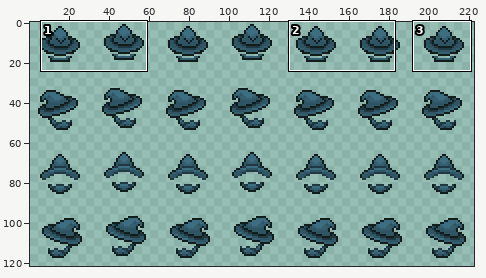
Edited in one commit: sprite sheet (src/main/resources/player/armor/soularmorhat.png). Above, an overview of the earlier version with the close-up marked.
Close-up. Before:
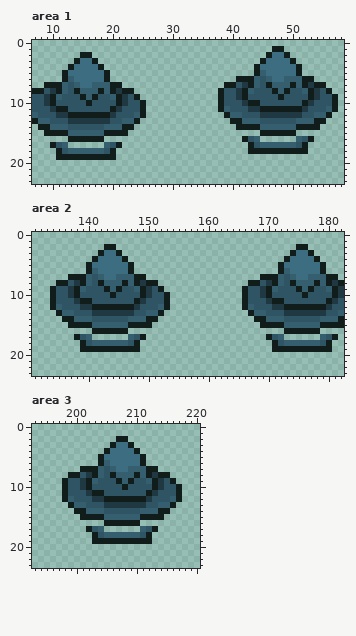
The file is 448x320 pixels, drawn in blocks of 2x2; one block is one cell here. Pixels under 10% opacity are left out. Shown: area 1: x 7..58, y 0..23; area 2: x 131..182, y 0..23; area 3: x 193..220, y 0..23. The wide view leaves out empty margins. The commit also changed other parts of the picture, which this record leaves out.
New version:
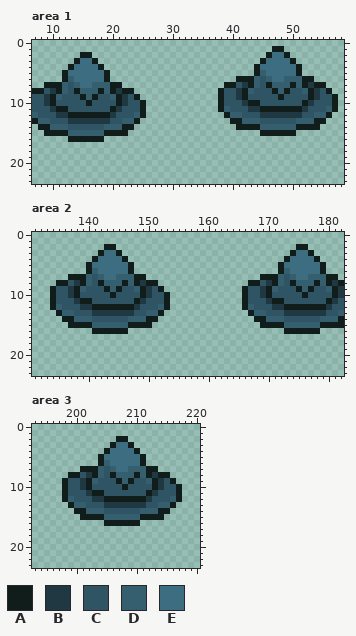
Palette (. is transparent): A #111d1a  B #1f3842  C #2f5463  D #355f6f  E #3d6d80
Diff:
Area 1:
y 16: x 42..44 ACD -> ...; x 51..53 DCA -> ...
y 17: x 10..12 ACD -> ...; x 19..21 DCA -> ...; x 43..52 ACDDDDDDCA -> ..........
y 18: x 11..20 ACDDDDDDCA -> ..........; x 43..52 AAAAAAAAAA -> ..........
y 19: x 11..20 AAAAAAAAAA -> ..........
Area 2:
y 17: x 138..140 ACD -> ...; x 147..149 DCA -> ...; x 170..172 ACD -> ...; x 179..181 DCA -> ...
y 18: x 139..148 ACDDDDDDCA -> ..........; x 171..180 ACDDDDDDCA -> ..........
y 19: x 139..148 AAAAAAAAAA -> ..........; x 171..180 AAAAAAAAAA -> ..........
Area 3:
y 17: x 202..204 ACD -> ...; x 211..213 DCA -> ...
y 18: x 203..212 ACDDDDDDCA -> ..........
y 19: x 203..212 AAAAAAAAAA -> ..........
Where, in picture pixels (left, top, right, bottom), the same in both close-ups:
erased: (242, 136, 314, 154)
erased: (50, 142, 122, 160)
erased: (74, 334, 146, 352)
erased: (266, 334, 338, 352)
erased: (86, 526, 158, 544)
